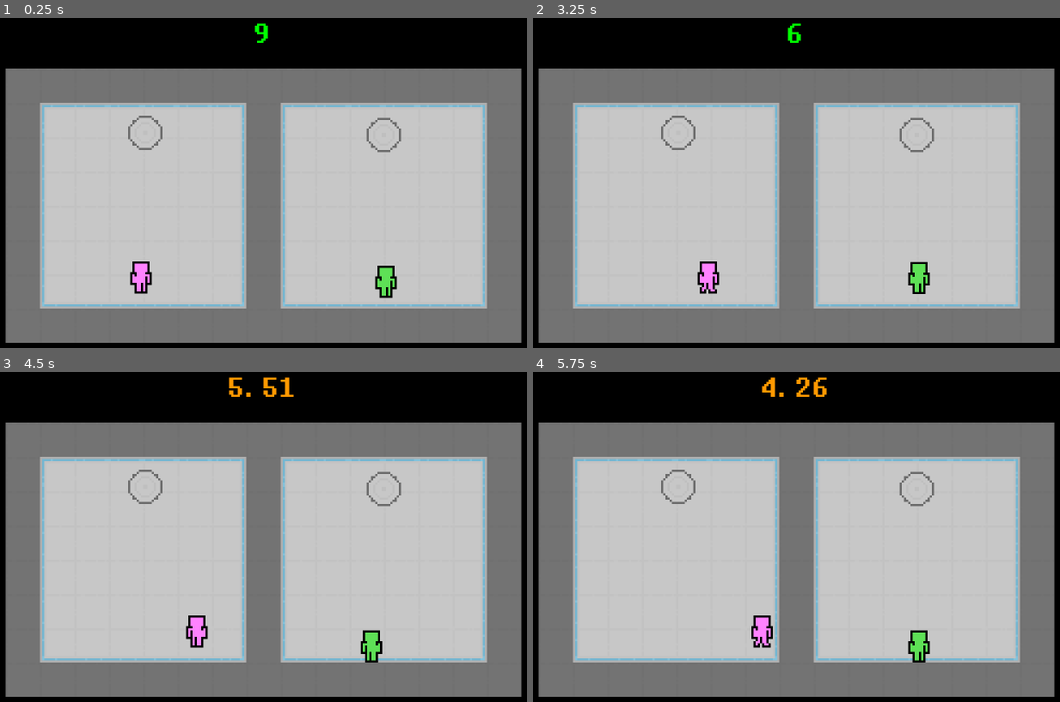
Above: before the commit, frames 1-4 (two rows, left to right).
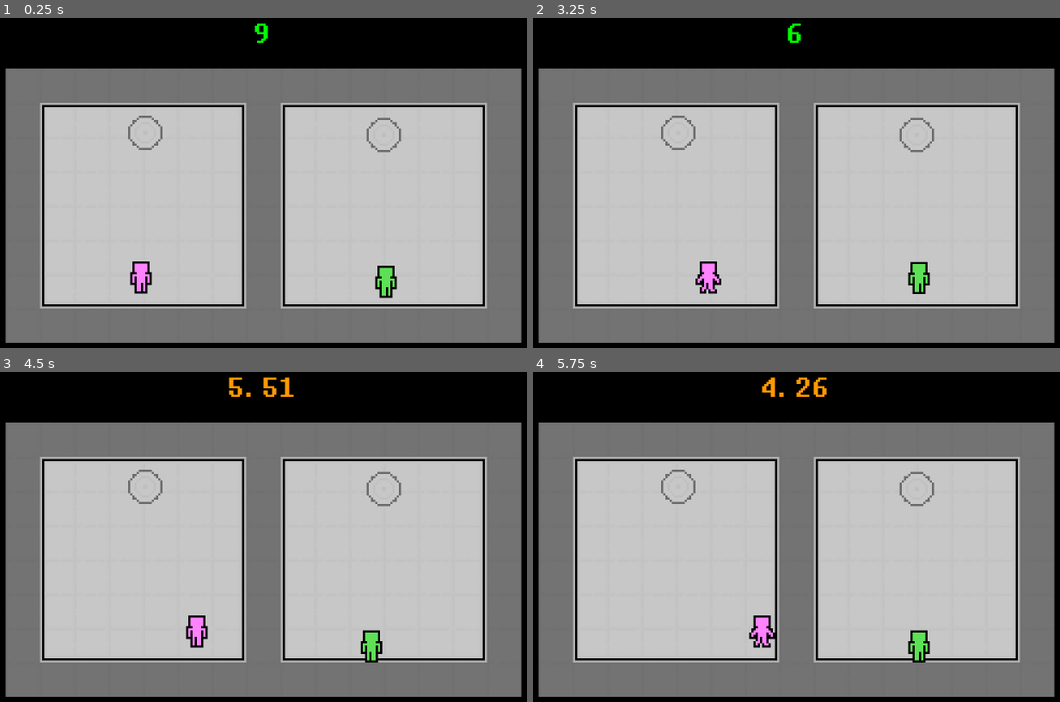
Above: after the commit, the same moments.

Repository: matthewromaniuk/warped-game
Game: Godot game, scene res://level1.tscn
Same seed, same stepped clock (60 frames per second), same inputs: the game is played once before the commit and once after it.
Inputs:
- Up to frame 1 (0.25 s): no input
- Up to frame 2 (3.25 s): tap Enter (ui_accept) at 0.5, 0.77, 1.25, 1.52, 2, 3.02 s; hold D (right_player1) 0.53-2.03 s; tap Down (down_player2) at 0.6 s; tap Left (left_player2) at 1.35 s; hold A (left_player1) 2.03-2.78 s; tap Right (right_player2) at 2.1 s; hold D (right_player1) from 2.78 s (still down); tap Up (up_player2) at 2.85 s
- Up to frame 3 (4.5 s): tap Down (down_player2) at 3.6 s; tap Enter (ui_accept) at 3.77 s; release D (right_player1) at 4.28 s; hold A (left_player1) from 4.28 s (still down); tap Left (left_player2) at 4.35 s
- Up to frame 4 (5.75 s): tap Enter (ui_accept) at 4.52 s; release A (left_player1) at 5.03 s; hold D (right_player1) from 5.03 s (still down); tap Right (right_player2) at 5.1 s

The runs differ from the first frame. In frame 1, 2.4% of the frame differs, in the area x 7-93%, y 26-88%; in frame 2, 2.4%; in frame 3, 2.4%; in frame 4, 2.4%.

Commit message:
Texture Changes
Floor
floor Border
player
icon

Diff:
--- a/warped-game/global.gd
+++ b/warped-game/global.gd
@@ -2,6 +2,9 @@
 
 var level = 1
 var failed = false
+var boss = true
+var hard = false
+
 # Called when the node enters the scene tree for the first time.
 func _ready() -> void:
 	pass # Replace with function body.
--- a/warped-game/gui.gd
+++ b/warped-game/gui.gd
@@ -1,8 +1,9 @@
 extends CanvasLayer
 
 @onready var timer = $Timer
+var boss_time := 0.000
 
-func _process(_delta: float) -> void:
+func _physics_process(_delta: float) -> void:
 	if !$Timer.is_stopped():
 		if $Timer.time_left < 3:
 			$Timer/Time.modulate = Color(1,0,0)
@@ -15,8 +16,12 @@
 			$Timer/Time.text = str(int(floor($Timer.time_left)))
 		else:
 			pass
+	elif global.boss:
+		$Timer/Time.modulate = Color(.5,0,0)
+		$Timer/Time.text = str(boss_time).substr(0,7)
+		boss_time -= 0.0166666666666
 	elif !$Timer.time_left:
 		$Timer/Time.modulate = Color(1,0,0)
-		$Timer/Time.text = "0:00"
+		$Timer/Time.text = "0.00"
 		global.failed = true
 	else: $Timer/Time.text = ""
--- a/warped-game/project.godot
+++ b/warped-game/project.godot
@@ -23,6 +23,7 @@
 
 window/size/viewport_width=320
 window/size/viewport_height=180
+window/size/mode=2
 window/stretch/mode="canvas_items"
 
 [gui]
Binary file added: warped-game/TileSetBorders.png
Not shown, added: warped-game/TileSetBorders.png.import
Binary file changed: warped-game/TileSetTemplate.png
Binary file changed: warped-game/dude1.png
Binary file added: warped-game/icon.png
